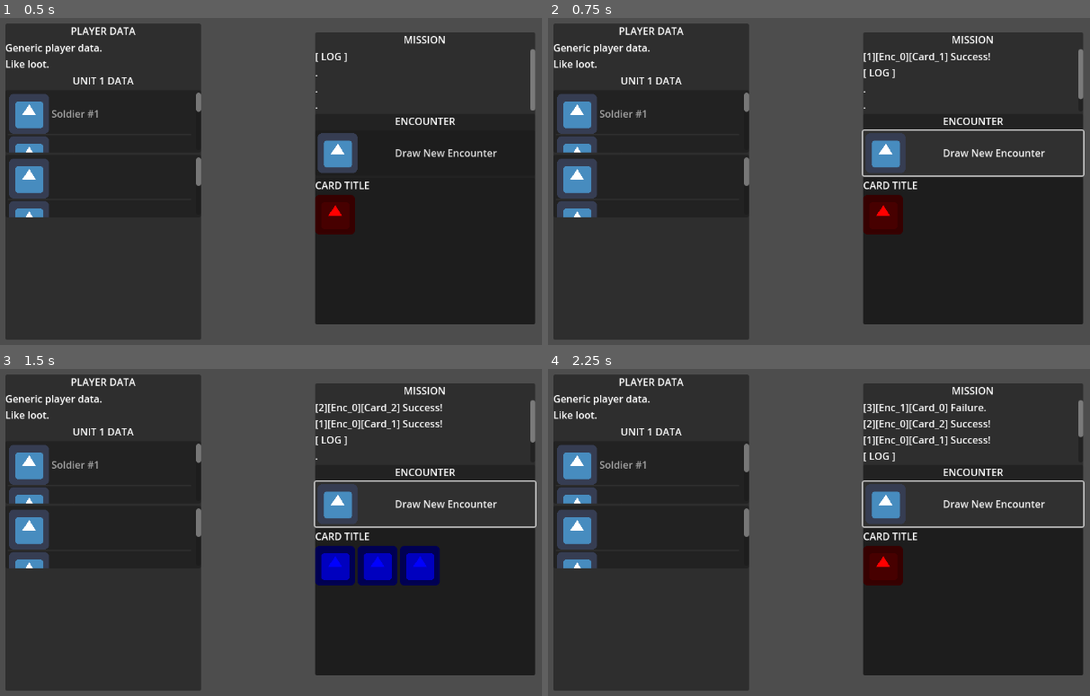
Above: before the commit, frames 1-4 (two rows, left to right).
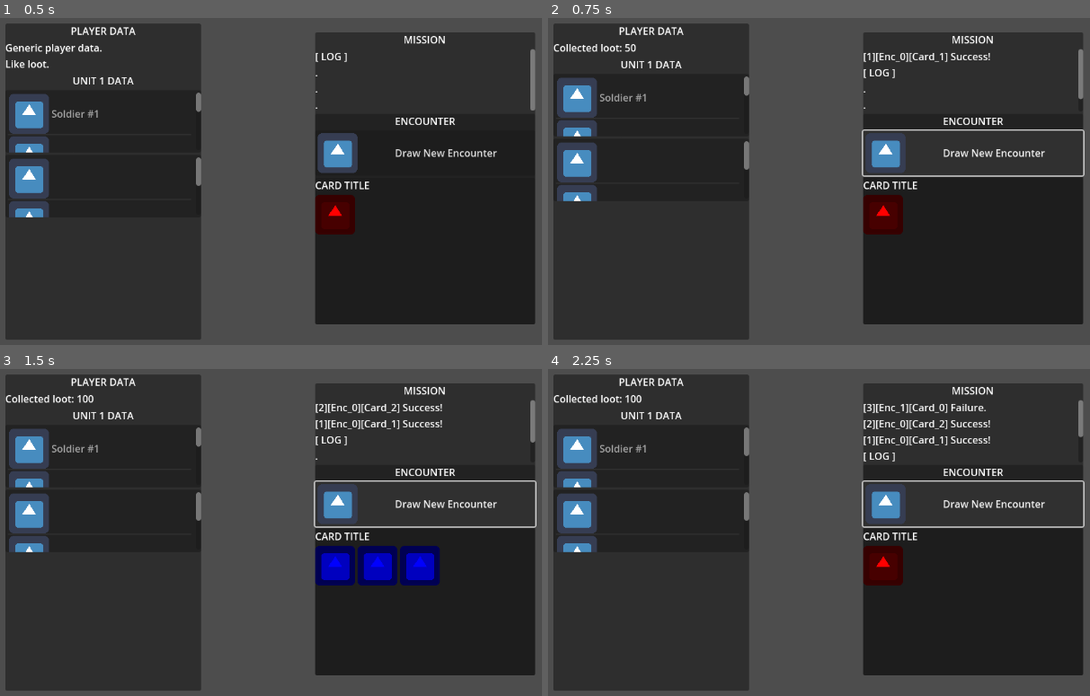
Above: after the commit, the same moments.

Repository: Shoes01/crying-suns-like
Game: Godot game, scene res://Main.tscn
The game is run twice, just before and just after one commit, with the same random seed, the same clock (stepped at 60 frames per second) and the same inputs. The engine's default icon, where the game draws it, is replaced by a stand-in: a white triangle on a blue panel in a dark square.
Inputs:
- Up to frame 1 (0.5 s): no input
- Up to frame 2 (0.75 s): click "Draw New Encounter" at 0.5 s
- Up to frame 3 (1.5 s): click "Draw New Encounter" at 1.25 s
- Up to frame 4 (2.25 s): click "Draw New Encounter" at 2 s

Frame 1 is identical in both runs. In frame 2, 3.3% of the frame differs, in the area x 0-38%, y 7-61%; in frame 3, 3.3%; in frame 4, 3.3%.

Commit message:
Player panel displays loot

Diff:
--- a/Main.gd
+++ b/Main.gd
@@ -122,6 +122,7 @@
 
 	update_log(success, mission_counter, encounter_counter, card_counter)
 	update_UI()
+	update_player_panel()
 
 
 func update_log(battle_succes: bool, mission_count: int, encounter_count: int, card_count: int) -> void:
@@ -172,3 +173,8 @@
 
 func _on_draw_button_pressed():
 	_on_FightButton_pressed()
+
+
+func update_player_panel() -> void:
+	var data = $PlayerPanel/VBoxContainer/Data
+	data.set_text("Collected loot: " + str(player.loot))
